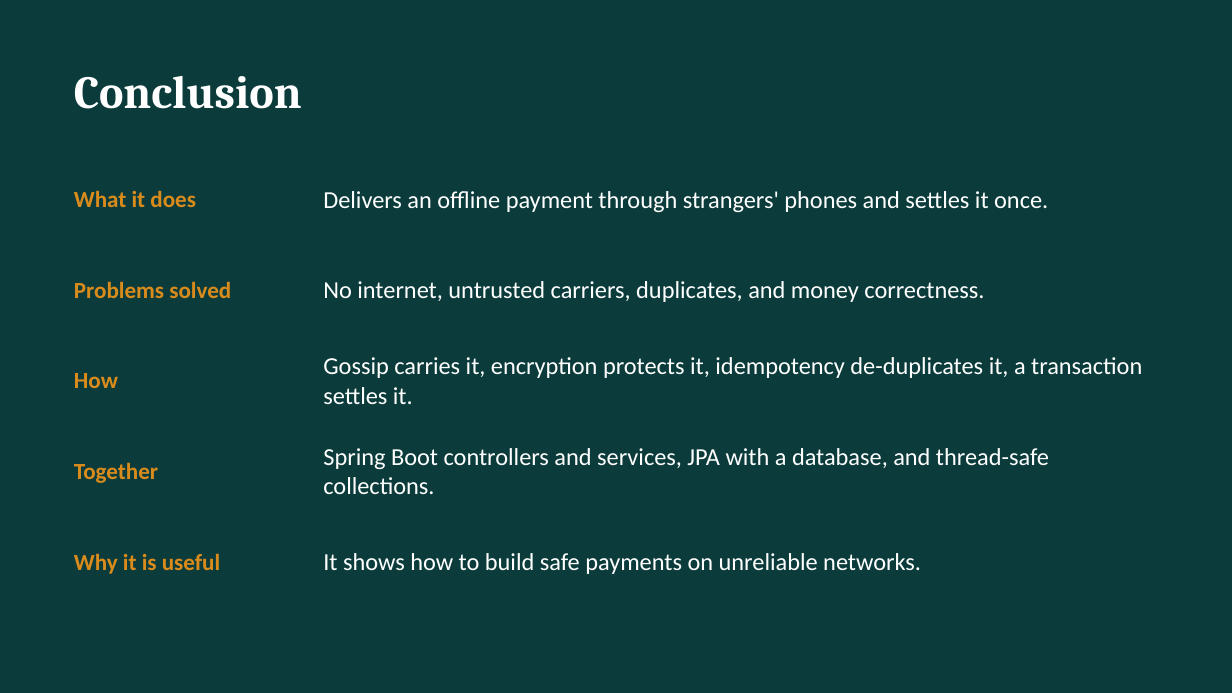
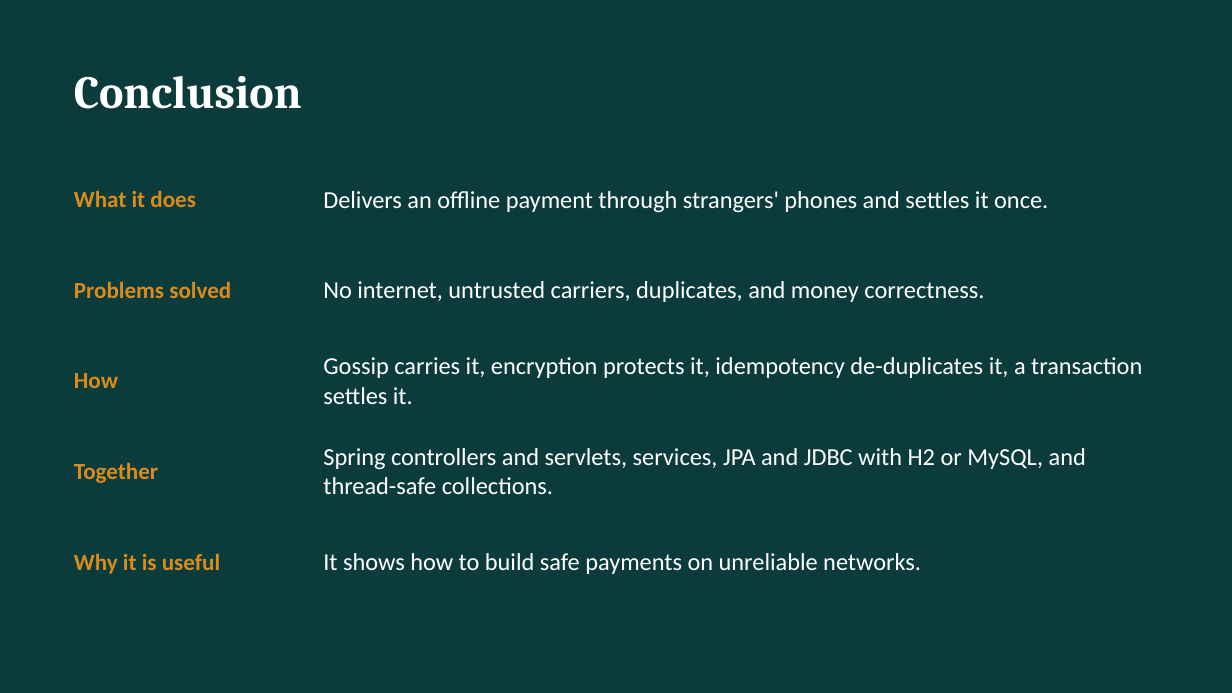
Before and after one commit to shaswatnaman/upi-offline-mesh, a slide deck: slide 31 of docs/MeshPay_Presentation.pptx. Drawn at 1232x693 pixels with LibreOffice and Linux fonts; fonts in the diff are those of the drawing. Boxes give left, top, right and bottom in pixels: in the first picture for what was removed or moved away, otherwise in the second. Text is boxed around its words. In the diff, an @@ line names an element or a change of style, - is before the commit and + after.

```diff
--- a/docs/MeshPay_Presentation.pptx
+++ b/docs/MeshPay_Presentation.pptx
@@ text at (x1=323, y1=448, x2=1086, y2=494): text changed @@
-Spring Boot controllers and services, JPA with a database, and thread-safe collections.
+Spring controllers and servlets, services, JPA and JDBC with H2 or MySQL, and thread-safe collections.
```
Also in this commit, not shown: 8 other slides changed, 3 slides added, 3 slides removed, 1 other file.
